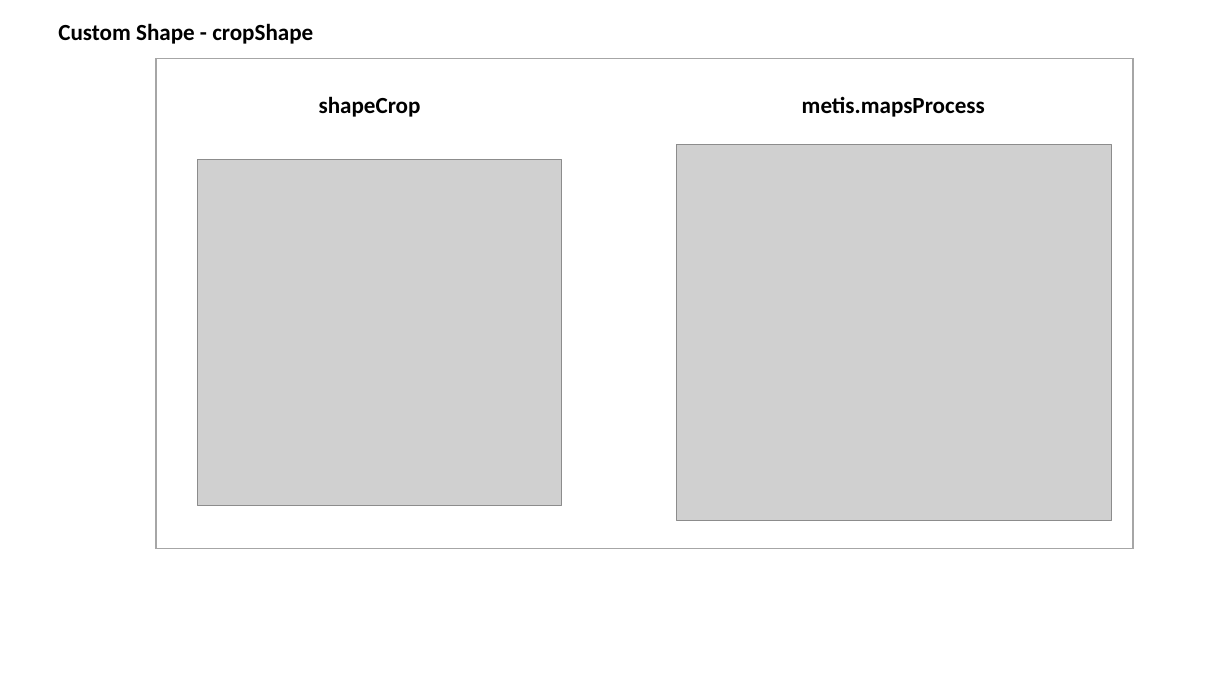
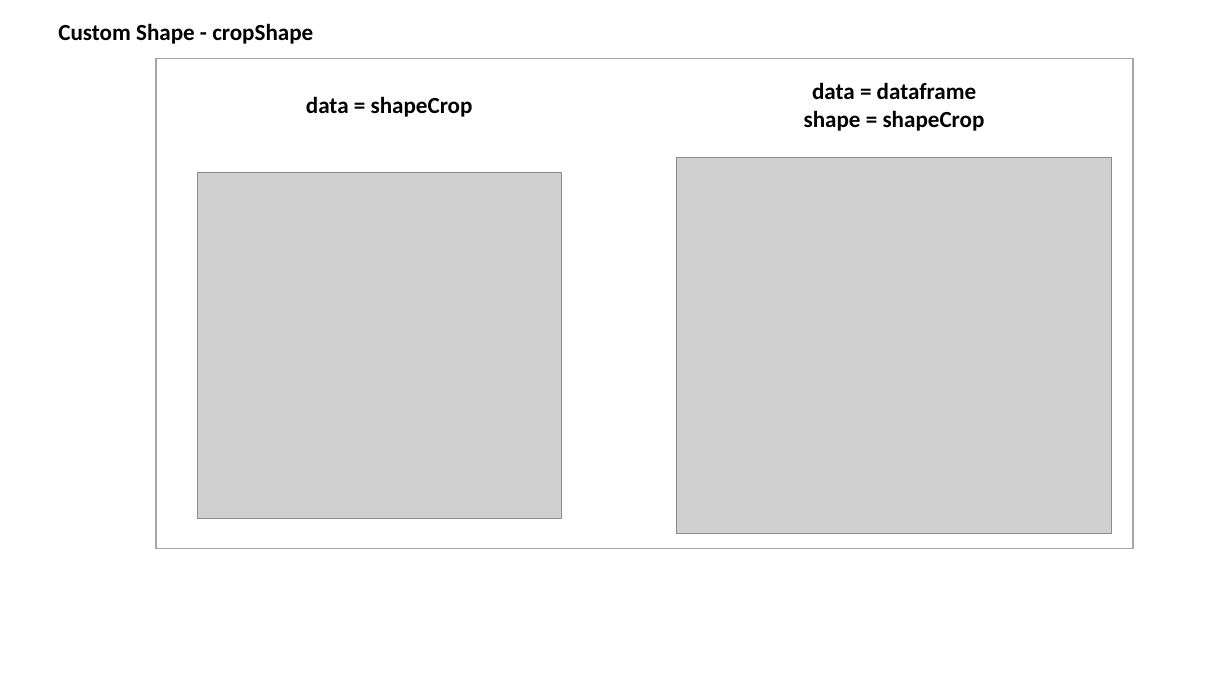
Before and after one commit to JGCRI/rmap, a slide deck: slide 24 of vignettes/vignetteFigs/00vignetteFigs.pptx. Drawn at 1232x693 pixels with LibreOffice and Linux fonts; fonts in the diff are those of the drawing; grey boxes stand for pictures. Boxes give left, top, right and bottom in pixels: in the first picture for what was removed or moved away, otherwise in the second. Text is boxed around its words. In the diff, an @@ line names an element or a change of style, - is before the commit and + after.

```diff
--- a/vignettes/vignetteFigs/00vignetteFigs.pptx
+++ b/vignettes/vignetteFigs/00vignetteFigs.pptx
@@ text added at (x1=804, y1=82, x2=985, y2=131), 18 pt, text #000000, bold @@
+data = dataframe
+shape = shapeCrop
@@ text at (x1=306, y1=96, x2=473, y2=117): text changed @@
-shapeCrop
+data = shapeCrop
@@ text removed at (x1=802, y1=96, x2=985, y2=117) @@
-metis.mapsProcess
@@ picture moved from (x1=197, y1=159, x2=561, y2=506) to (x1=197, y1=173, x2=561, y2=519) @@
@@ picture moved from (x1=677, y1=145, x2=1112, y2=520) to (x1=677, y1=158, x2=1112, y2=533) @@
```
Also in this commit, not shown: 3 other slides changed, 6 other files.
